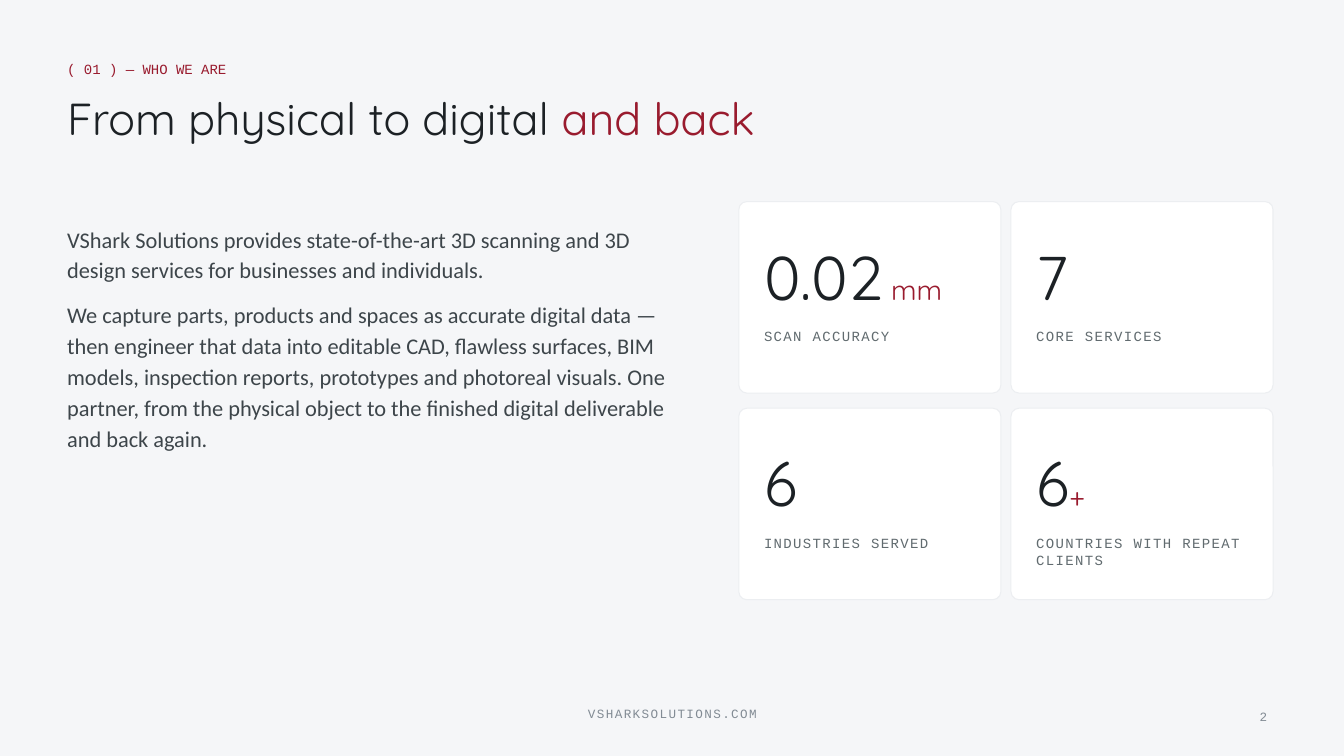
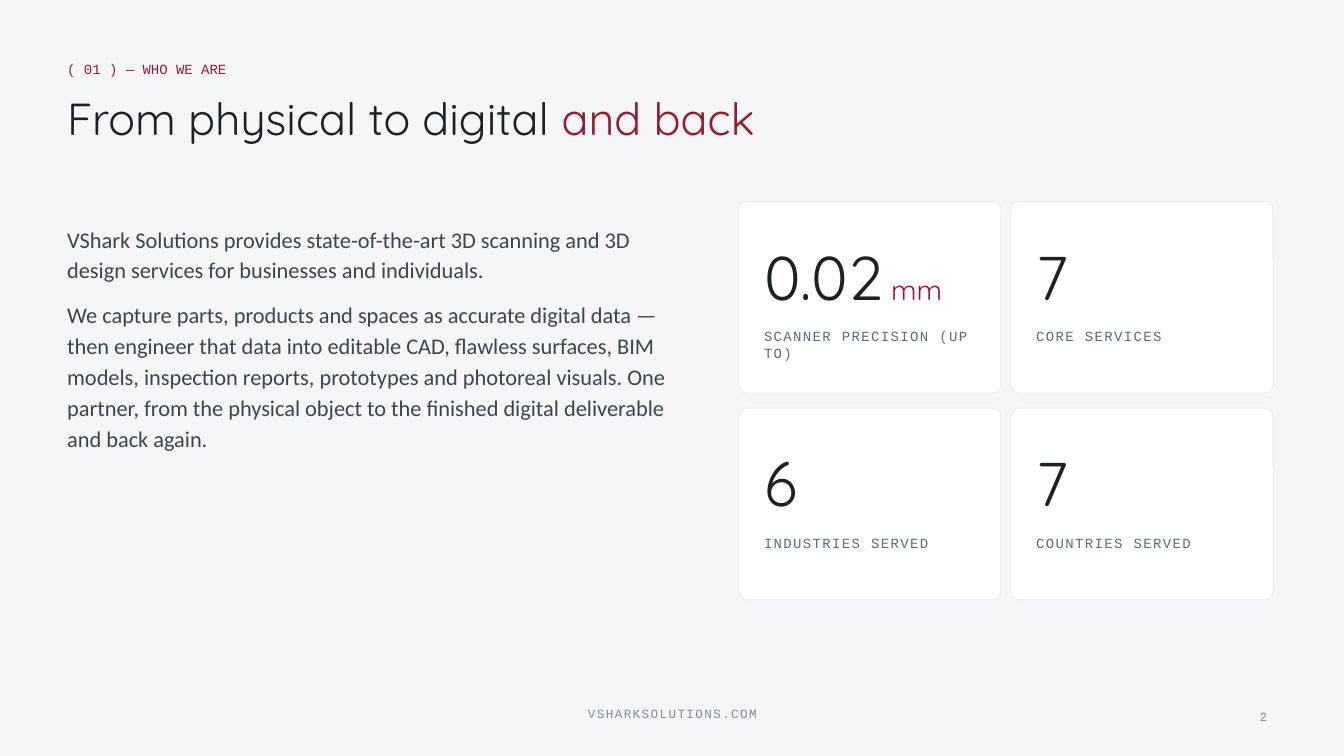
Before and after one commit to vsharkindia/vshark-website, a slide deck: slide 2 of collateral/VShark-Presentation.pptx. Drawn at 1344x756 pixels with LibreOffice and Linux fonts; fonts in the diff are those of the drawing; background and template pictures are left out. Boxes give left, top, right and bottom in pixels: in the first picture for what was removed or moved away, otherwise in the second. Text is boxed around its words. In the diff, an @@ line names an element or a change of style, - is before the commit and + after.

```diff
--- a/collateral/VShark-Presentation.pptx
+++ b/collateral/VShark-Presentation.pptx
@@ text at [764,331,967,361]: text changed @@
-SCAN ACCURACY
+SCANNER PRECISION (UP TO)
@@ text at [1036,463,1068,506]: text changed @@
-6+
+7
@@ text at [1036,538,1191,548]: text changed @@
-COUNTRIES WITH REPEAT CLIENTS
+COUNTRIES SERVED
```
Also in this commit, not shown: 9 other slides changed, 48 other files.
